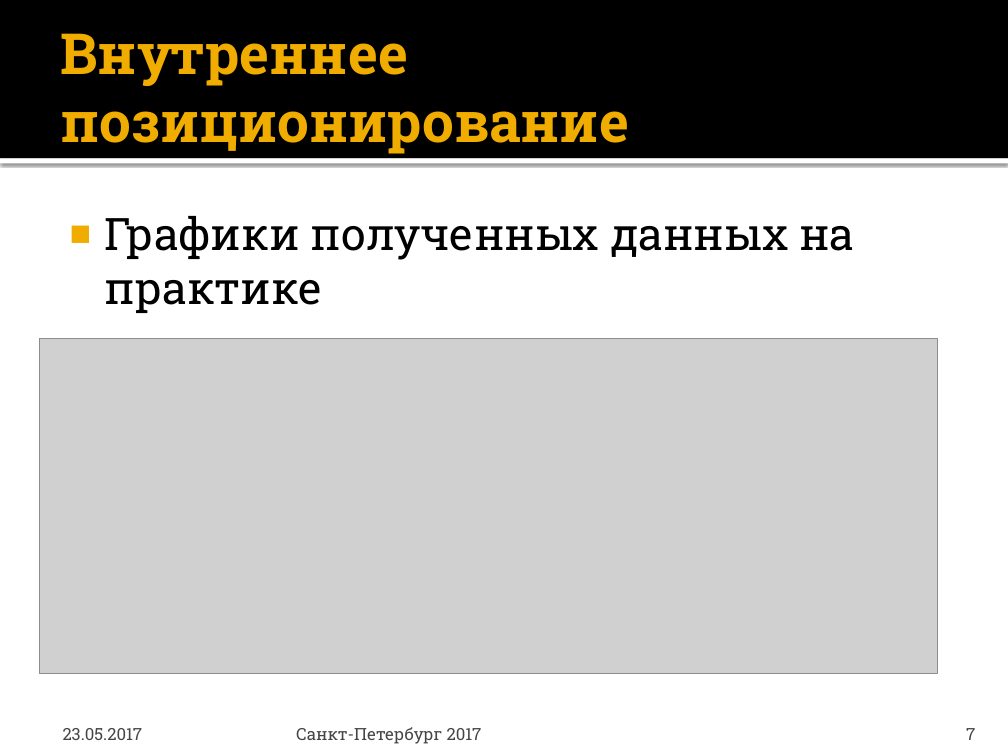
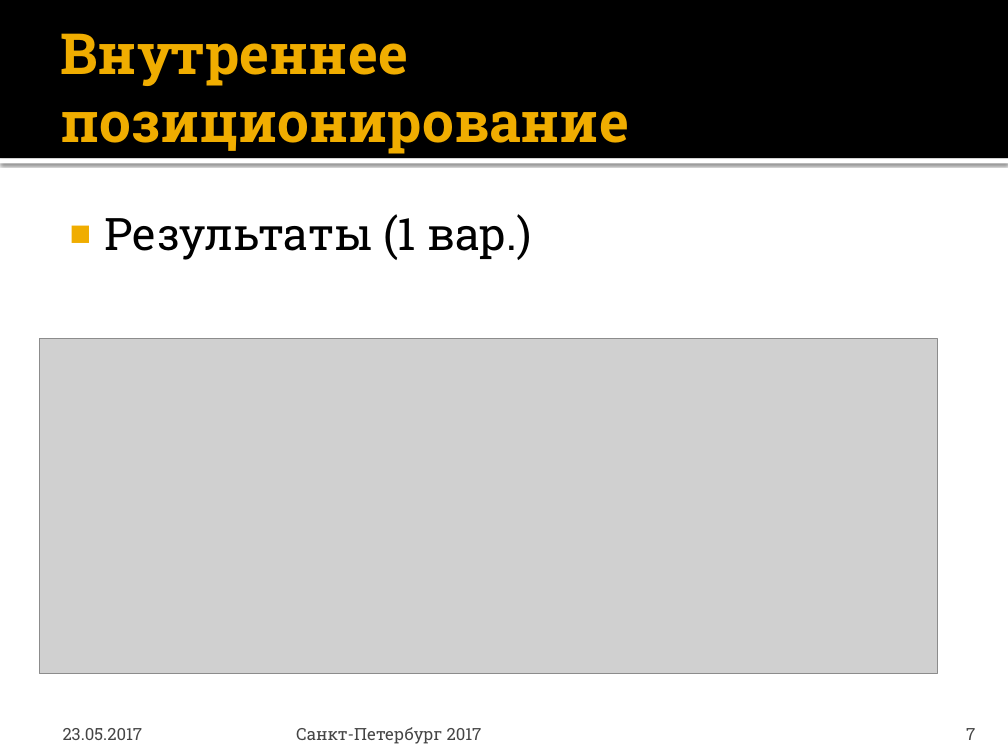
Before and after one commit to Serentiny/Unity, a slide deck: slide 7 of Внутреннее позиционирование.pptx. Drawn at 1008x756 pixels with LibreOffice and Linux fonts; fonts in the diff are those of the drawing; grey boxes stand for pictures. Boxes give left, top, right and bottom in pixels: in the first picture for what was removed or moved away, otherwise in the second. Text is boxed around its words. In the diff, an @@ line names an element or a change of style, - is before the commit and + after.

```diff
--- a/Внутреннее позиционирование.pptx
+++ b/Внутреннее позиционирование.pptx
@@ text at <box>105,214,532,260</box>: text changed @@
-■ Графики полученных данных на практике
+■ Результаты (1 вар.)
```
Also in this commit, not shown: 5 other slides changed, 5 slides added.
